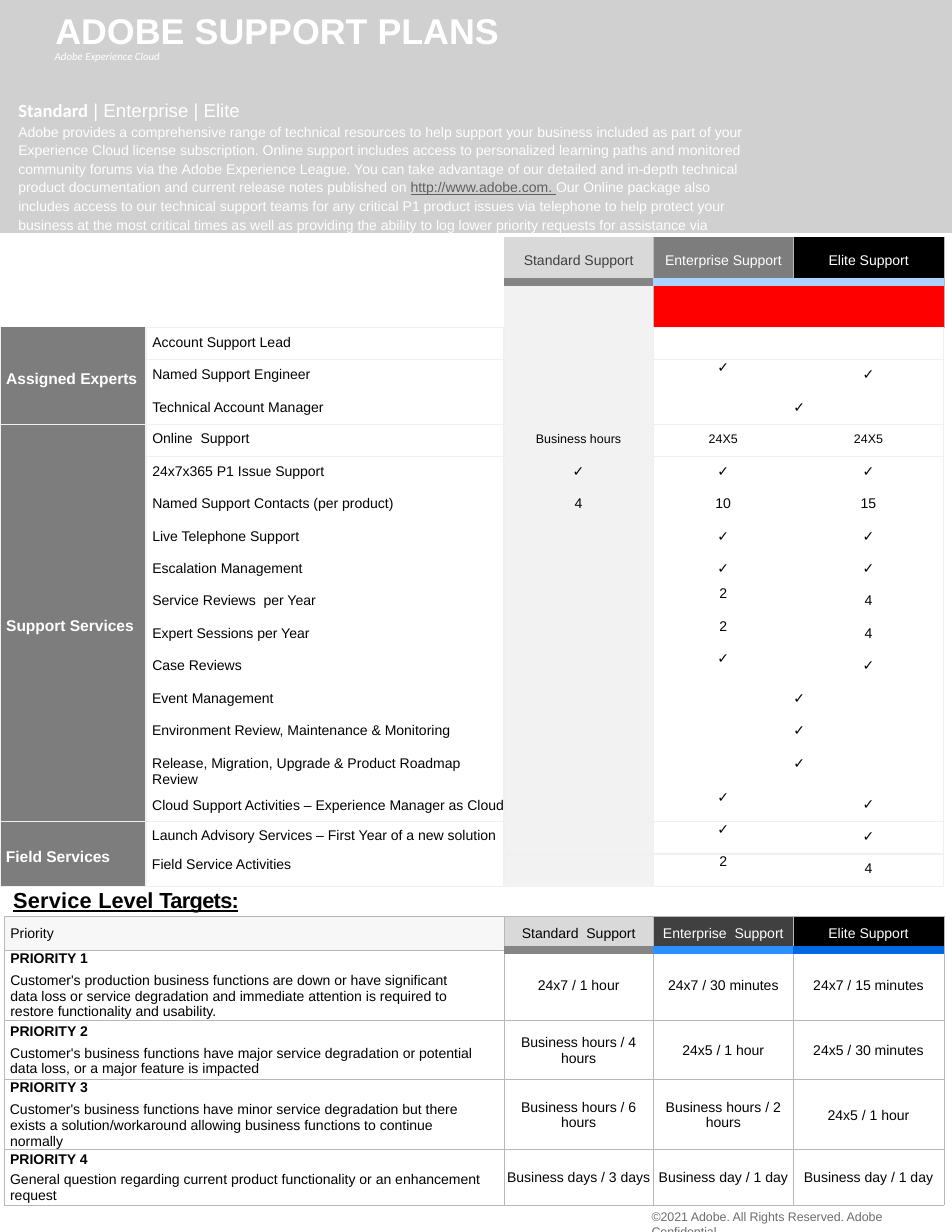
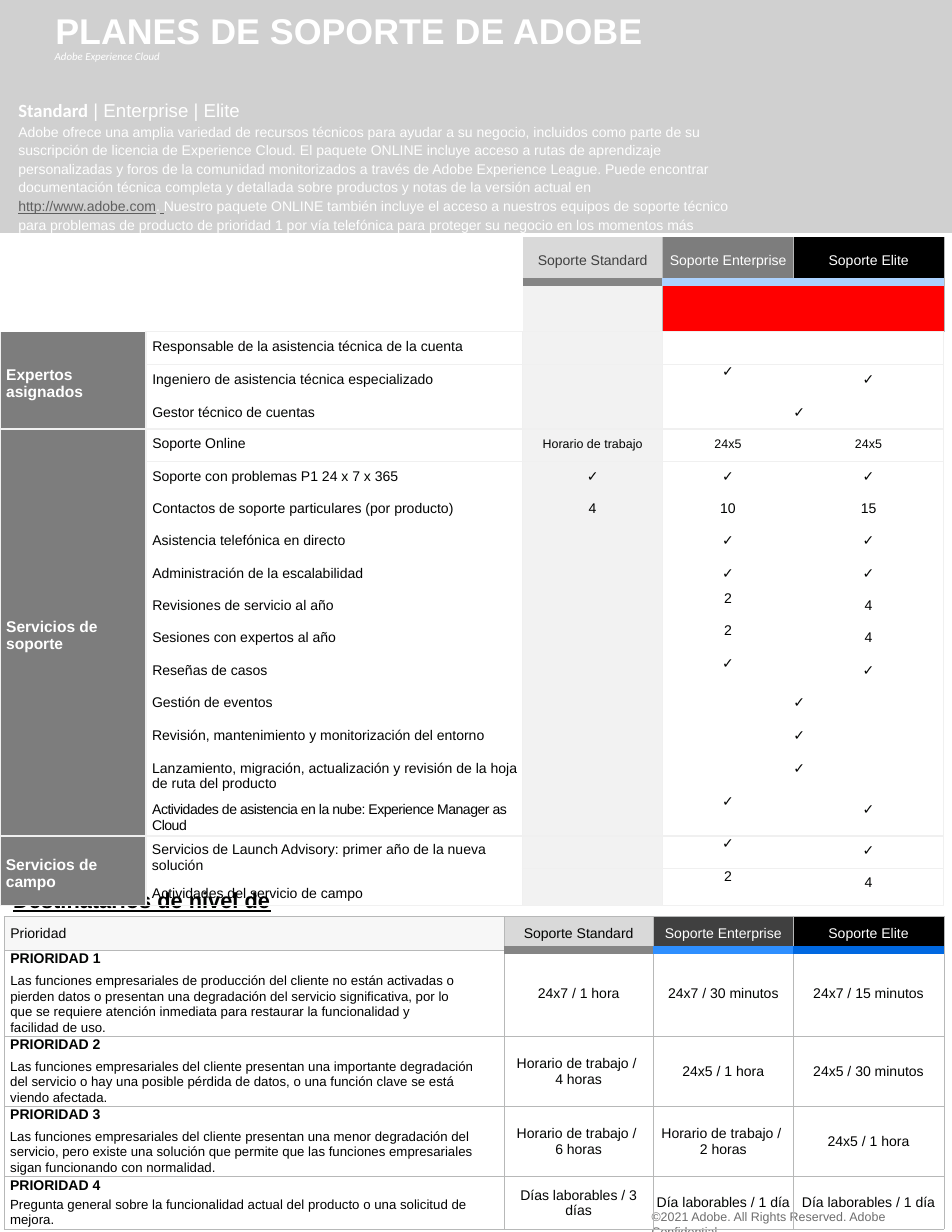
Before and after one commit to AdobeDocs/support-resources.es-ES, a slide deck: slide 1 of help/data-sheets/assets/StandardSupportDatasheet.pptx. Drawn at 952x1232 pixels with LibreOffice and Linux fonts; fonts in the diff are those of the drawing; grey boxes stand for pictures; background and template pictures are left out. Boxes give left, top, right and bottom in pixels: in the first picture for what was removed or moved away, otherwise in the second. Text is boxed around its words. In the diff, an @@ line names an element or a change of style, - is before the commit and + after.

```diff
--- a/help/data-sheets/assets/StandardSupportDatasheet.pptx
+++ b/help/data-sheets/assets/StandardSupportDatasheet.pptx
@@ title at (55,19,642,44): text changed @@
-ADOBE SUPPORT PLANS
+PLANES DE SOPORTE DE ADOBE
@@ text at (18,104,728,234): text changed @@
-Standard | Enterprise | Elite
-Adobe provides a comprehensive range of technical resources to help support your business included as part of your Experience Cloud license subscription. Online support includes access to personalized learning paths and monitored community forums via the Adobe Experience League. You can take advantage of our detailed and in-depth technical product documentation and current release notes published on http://www.adobe.com. Our Online package also includes access to our technical support teams for any critical P1 product issues via telephone to help protect your business at the most critical times as well as providing the ability to log lower priority requests for assistance via support web portal.
+Standard | Enterprise | Elite
+Adobe ofrece una amplia variedad de recursos técnicos para ayudar a su negocio, incluidos como parte de su suscripción de licencia de Experience Cloud. El paquete ONLINE incluye acceso a rutas de aprendizaje personalizadas y foros de la comunidad monitorizados a través de Adobe Experience League. Puede encontrar documentación técnica completa y detallada sobre productos y notas de la versión actual en http://www.adobe.com. Nuestro paquete ONLINE también incluye el acceso a nuestros equipos de soporte técnico para problemas de producto de prioridad 1 por vía telefónica para proteger su negocio en los momentos más importantes. Además, podrá registrar solicitudes de prioridad más baja a través del portal de soporte web.
@@ table at (0,237,943,906) @@
-row 1:  |  | Standard Support | Enterprise Support | Elite Support
+row 1:  |  | Soporte Standard | Soporte Enterprise | Soporte Elite
-row 3, column 1: Assigned Experts
+row 3, column 1: Expertos asignados
-row 3, column 2: Account Support Lead
+row 3, column 2: Responsable de la asistencia técnica de la cuenta
-row 4, column 2: Named Support Engineer
+row 4, column 2: Ingeniero de asistencia técnica especializado
-row 5, column 2: Technical Account Manager
+row 5, column 2: Gestor técnico de cuentas
-row 6: Support Services | Online Support | Business hours | 24X5 | 24X5
+row 6: Servicios de soporte | Soporte Online | Horario de trabajo | 24x5 | 24x5
-row 7, column 2: 24x7x365 P1 Issue Support
+row 7, column 2: Soporte con problemas P1 24 x 7 x 365
-row 8, column 2: Named Support Contacts (per product)
+row 8, column 2: Contactos de soporte particulares (por producto)
-row 9, column 2: Live Telephone Support
+row 9, column 2: Asistencia telefónica en directo
-row 10, column 2: Escalation Management
+row 10, column 2: Administración de la escalabilidad
-row 11, column 2: Service Reviews per Year
+row 11, column 2: Revisiones de servicio al año
-row 12, column 2: Expert Sessions per Year
+row 12, column 2: Sesiones con expertos al año
-row 13, column 2: Case Reviews
+row 13, column 2: Reseñas de casos
-row 14, column 2: Event Management
+row 14, column 2: Gestión de eventos
-row 15, column 2: Environment Review, Maintenance & Monitoring
+row 15, column 2: Revisión, mantenimiento y monitorización del entorno
-row 16, column 2: Release, Migration, Upgrade & Product Roadmap Review
+row 16, column 2: Lanzamiento, migración, actualización y revisión de la hoja de ruta del producto
-row 17, column 2: Cloud Support Activities – Experience Manager as Cloud
+row 17, column 2: Actividades de asistencia en la nube: Experience Manager as Cloud
-row 18, column 1: Field Services
+row 18, column 1: Servicios de campo
-row 18, column 2: Launch Advisory Services – First Year of a new solution / Field Service Activities
+row 18, column 2: Servicios de Launch Advisory: primer año de la nueva solución / Actividades del servicio de campo
@@ text at (13,891,287,939): text changed @@
-Service Level Targets: Initial Response
+Destinatarios de nivel de servicio: Respuesta inicial
@@ table at (4,916,943,1231) @@
-row 1: Priority | Standard Support | Enterprise Support | Elite Support
+row 1: Prioridad | Soporte Standard | Soporte Enterprise | Soporte Elite
-row 2: PRIORITY 1 / Customer's production business functions are down or have significant data loss or service degradation and immediate attention is required to restore functionality and usability. | 24x7 / 1 hour | 24x7 / 30 minutes | 24x7 / 15 minutes
+row 2: PRIORIDAD 1 / Las funciones empresariales de producción del cliente no están activadas o pierden datos o presentan una degradación del servicio significativa, por lo que se requiere atención inmediata para restaurar la funcionalidad y facilidad de uso. | 24x7 / 1 hora | 24x7 / 30 minutos | 24x7 / 15 minutos
-row 3: PRIORITY 2 / Customer's business functions have major service degradation or potential data loss, or a major feature is impacted | Business hours / 4 hours | 24x5 / 1 hour | 24x5 / 30 minutes
+row 3: PRIORIDAD 2 / Las funciones empresariales del cliente presentan una importante degradación del servicio o hay una posible pérdida de datos, o una función clave se está viendo afectada. | Horario de trabajo / 4 horas | 24x5 / 1 hora | 24x5 / 30 minutos
-row 4: PRIORITY 3 / Customer's business functions have minor service degradation but there exists a solution/workaround allowing business functions to continue normally | Business hours / 6 hours | Business hours / 2 hours | 24x5 / 1 hour
+row 4: PRIORIDAD 3 / Las funciones empresariales del cliente presentan una menor degradación del servicio, pero existe una solución que permite que las funciones empresariales sigan funcionando con normalidad. | Horario de trabajo / 6 horas | Horario de trabajo / 2 horas | 24x5 / 1 hora
-row 5: PRIORITY 4 / General question regarding current product functionality or an enhancement request | Business days / 3 days | Business day / 1 day | Business day / 1 day
+row 5: PRIORIDAD 4 / Pregunta general sobre la funcionalidad actual del producto o una solicitud de mejora. | Días laborables / 3 días | Día laborables / 1 día | Día laborables / 1 día
@@ text "©2021 Adobe. All Rights Reserved. ..." at (652,1211,885,1224): letter spacing -0.1 to 0 pt @@
```
Also in this commit, not shown: 2 other slides changed, 7 other files.
